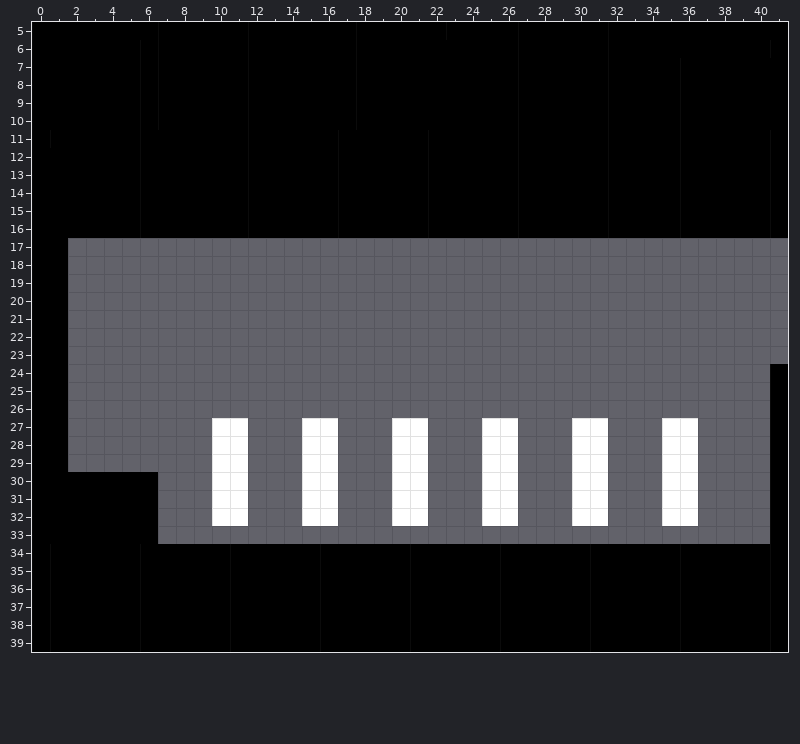
Tiled map: Ninja Goo/minifase6.tmx. Above, as it was before the edit.
Cells are 50x50 px. Shown: x 0..41, y 5..39. Tiles whose own drawing changed are shown in their newer look in all pictures.
And afterwards:
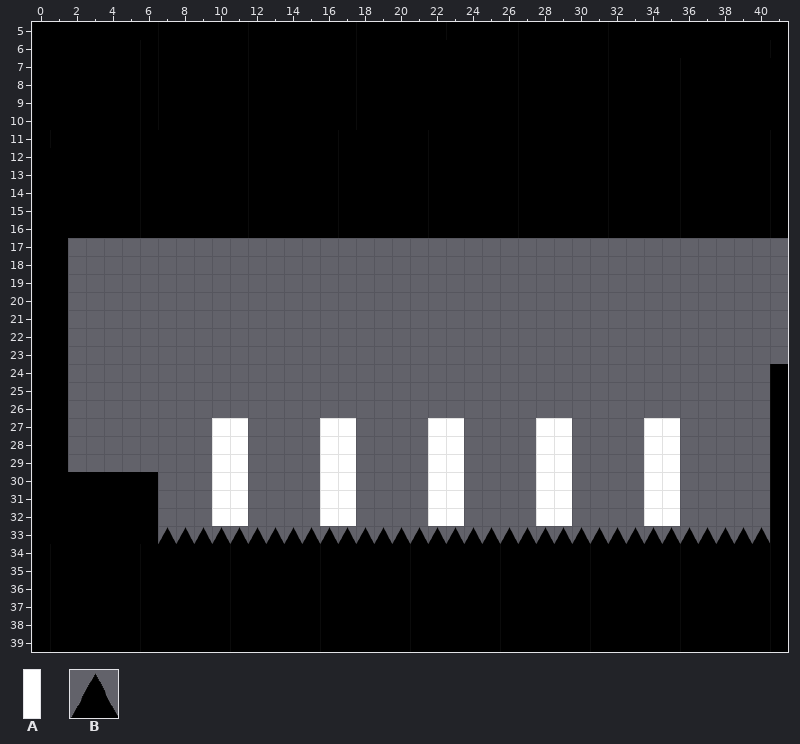
Key: from "Rotatable": A 0; from "espinho_tile": B 0.
_ is an empty cell.
Changes in this commit:
Layer "Walls":
Tile A is added in row 32 at x 16, 22, 28 and 34.
Tile A is gone in row 32 at x 15, 20, 25, 30 and 35.
Layer "Spikes":
Tile B is added in row 33 at x 7 to 40.
Where, in picture pixels (left, top, right, bottom), the same in both pictures:
changed: (158, 418, 770, 544)
